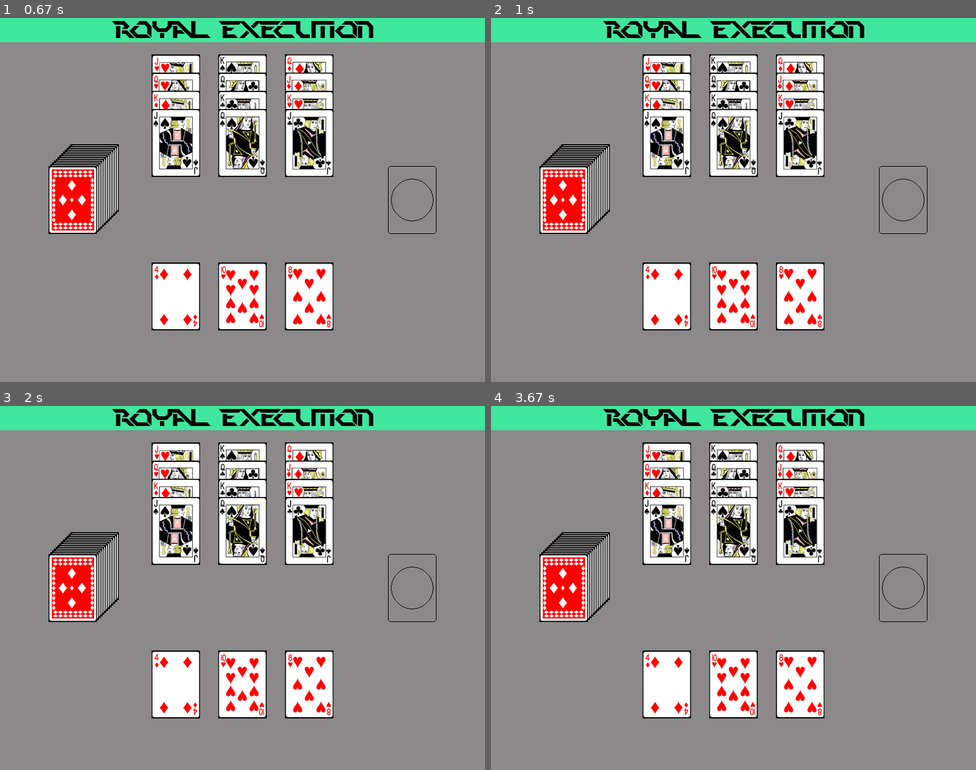
Above: before the commit, frames 1-4 (two rows, left to right).
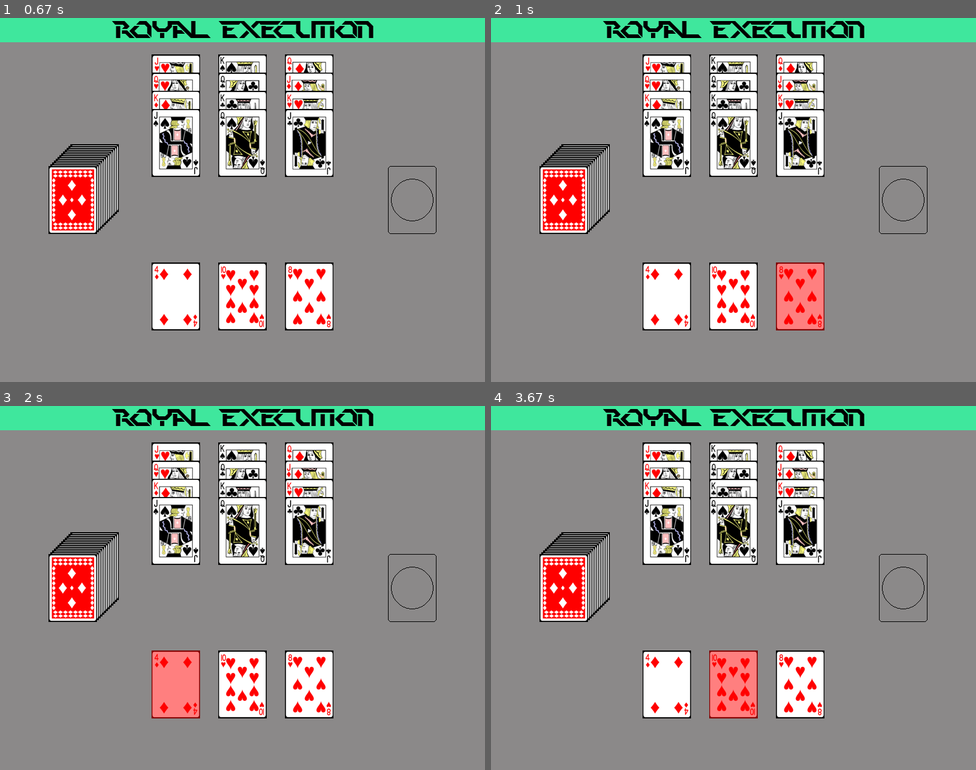
Above: after the commit, the same moments.

Repository: gr8tech/CardGames
Game: pygame game, started from royalexec.py
Same seed, same stepped clock (60 frames per second), same inputs: the game is played once before the commit and once after it.
Inputs (mouse positions are in pixels of both pictures, inside the frame that each line leads up to):
- Up to frame 1 (0.67 s): click (72, 200) at 0.38 s
- Up to frame 2 (1 s): click (782, 280) at 0.72 s
- Up to frame 3 (2 s): click (92, 533) at 1.05 s; click (174, 682) at 1.88 s
- Up to frame 4 (3.67 s): click (709, 682) at 2.22 s; click (718, 526) at 2.55 s; click (733, 682) at 3.38 s

Frame 1 is identical in both runs. In frame 2, 1.6% of the frame differs, in the area x 58-69%, y 67-86%; in frame 3, 1.8%, in the area x 31-42%, y 67-86%; in frame 4, 1.6%.

Commit message:
Highlight selected hand, or remove highlighted if it was already selected

Diff:
--- a/royalexec.py
+++ b/royalexec.py
@@ -25,6 +25,7 @@
 # colors
 TITLE_BACKGROUND = pygame.Color((63, 231, 157))
 BLACK = pygame.Color('black')
+HIGHLIGHTED = pygame.Color((255,0,0,128))
 
 # create game display
 SCREEN = pygame.display.set_mode((800, 600))
@@ -199,6 +200,12 @@
 # state management for undo operations
 # state = []
 
+# selected hand
+selected_hand = None
+# s = pygame.Surface((self.rects[pos][2], self.rects[pos][3]), pygame.SRCALPHA)
+# s.fill(HIGHLIGHTED)
+# SCREEN.blit(s, (self.rects[pos][0], self.rects[pos][1]))
+
 while True:
 
     # event loop
@@ -209,7 +216,15 @@
 
         if event.type == pygame.MOUSEBUTTONDOWN:
             # detect click on draw deck
-            get_cards()
+            if COORD['draw'].collidepoint(event.pos):
+                get_cards()
+            # detect click on hand
+            for hand in hands:
+                if hand == selected_hand:
+                    selected_hand = None
+                elif hand.location.collidepoint(event.pos) and hand.card != None:
+                    selected_hand = hand
+
 
     SCREEN.fill(SNOW4)
     display_title()
@@ -217,6 +232,10 @@
     display_hands()
     display_discard()
     display_royals()
+    if selected_hand and selected_hand.card != None:
+        s = pygame.Surface((selected_hand.location.w, selected_hand.location.h), pygame.SRCALPHA)
+        s.fill(HIGHLIGHTED)
+        SCREEN.blit(s, selected_hand.location.topleft)
     # print(len(royals_cards))
     pygame.display.update()
     clock.tick(FPS)
